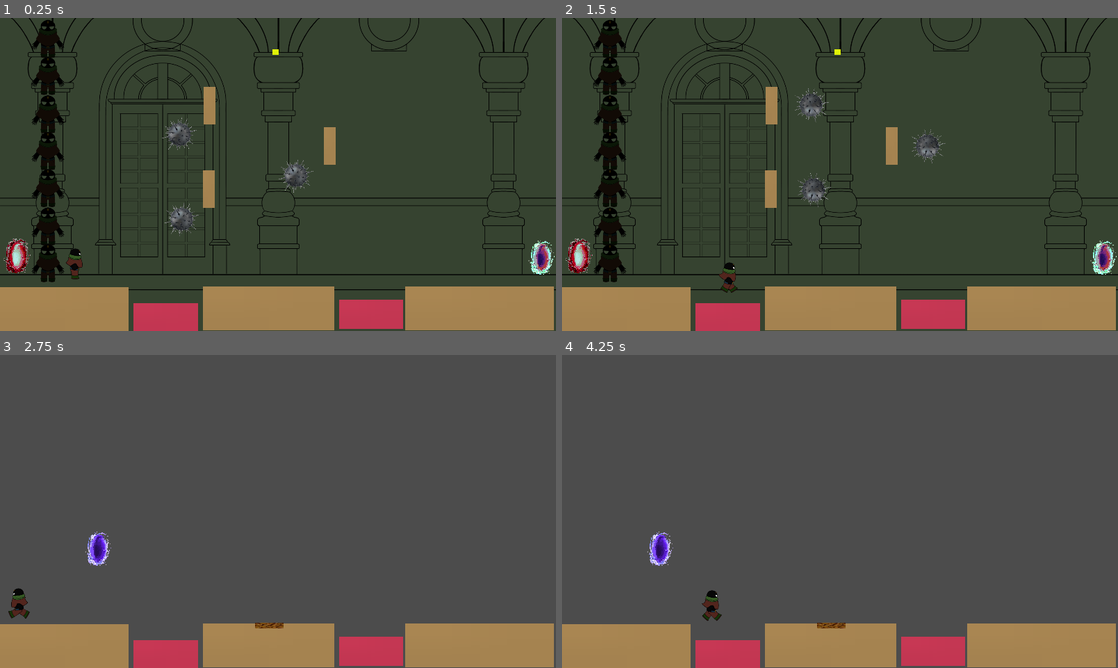
Above: before the commit, frames 1-4 (two rows, left to right).
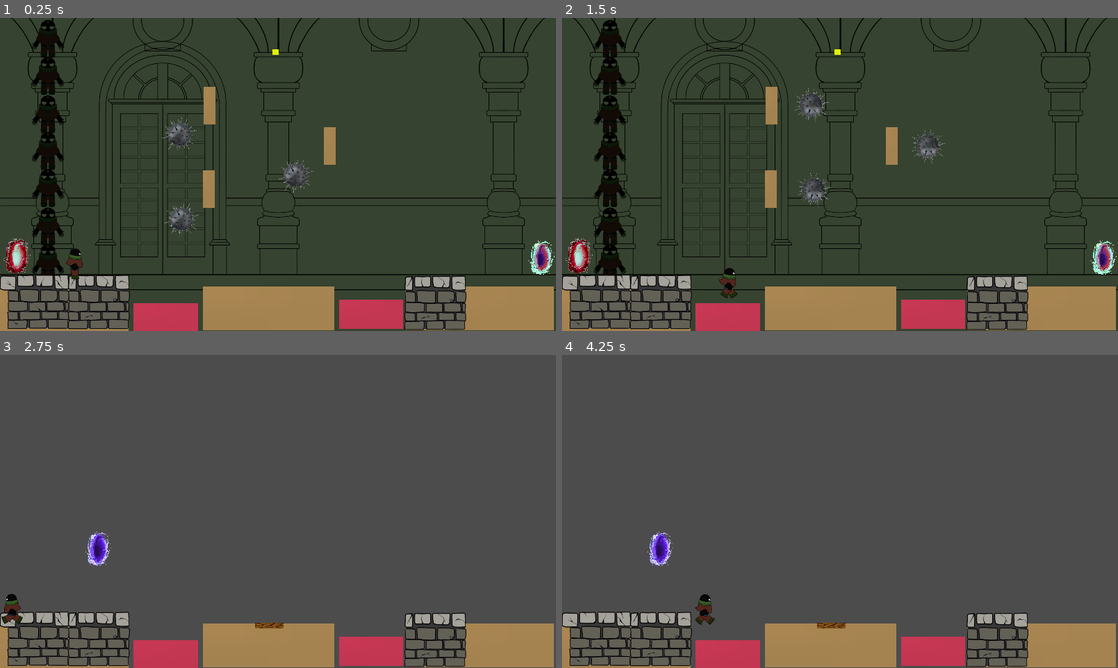
Above: after the commit, the same moments.

Repository: alaniv/GGJ2023TimelessMansion
Game: Godot game, scene res://Prototype/Levels/Level2.tscn
Two runs of this game, one before a commit and one after it. Both use one fixed random seed, a clock stepped at 60 frames per second and the inputs below. The project has no main scene, so this scene is started directly.
Inputs:
- Up to frame 1 (0.25 s): no input
- Up to frame 2 (1.5 s): tap Enter (ui_accept) at 0.5, 0.77 s; hold Right (ui_right) from 0.53 s (still down)
- Up to frame 3 (2.75 s): tap Enter (ui_accept) at 1.52 s; release Right (ui_right) at 2.03 s; hold Left (ui_left) from 2.03 s (still down)
- Up to frame 4 (4.25 s): release Left (ui_left) at 2.78 s; hold Right (ui_right) from 2.78 s (still down); tap Enter (ui_accept) at 3.02, 3.77 s

The runs differ from the first frame. In frame 1, 5.6% of the frame differs, in the area x 0-84%, y 82-100%; in frame 2, 5.8%; in frame 3, 5.8%; in frame 4, 5.9%, in the area x 0-84%, y 75-100%.

Commit message:
level 2 tiles

Diff:
--- a/Prototype/Levels/Level2.tscn
+++ b/Prototype/Levels/Level2.tscn
@@ -16,6 +16,7 @@
 [ext_resource path="res://Prototype/Levels/Exit.gd" type="Script" id=14]
 [ext_resource path="res://Prototype/Levels/Resources/tree.png" type="Texture" id=15]
 [ext_resource path="res://Prototype/SeedManagement/soil.jpg" type="Texture" id=16]
+[ext_resource path="res://Prototype/Levels/Resources/Backgrounds/tiles 1800.png" type="Texture" id=17]
 
 [sub_resource type="RectangleShape2D" id=22]
 extents = Vector2( 20, 63 )
@@ -29,7 +30,7 @@
 [sub_resource type="RectangleShape2D" id=19]
 
 [sub_resource type="RectangleShape2D" id=1]
-extents = Vector2( 219.5, 92.5 )
+extents = Vector2( 219.5, 83 )
 
 [sub_resource type="RectangleShape2D" id=2]
 extents = Vector2( 254.5, 74.5 )
@@ -284,24 +285,47 @@
 texture = ExtResource( 1 )
 
 [node name="CollisionShape2D" type="CollisionShape2D" parent="ErasCommonStatics/Plataforma" groups=["Area_0_CollisionShape"]]
-position = Vector2( -238.5, 64.5 )
+position = Vector2( -238.5, 74 )
 shape = SubResource( 1 )
+
+[node name="Tiles1800" type="Sprite" parent="ErasCommonStatics/Plataforma"]
+position = Vector2( -340, 39 )
+texture = ExtResource( 17 )
+hframes = 3
+vframes = 4
+
+[node name="Tiles1801" type="Sprite" parent="ErasCommonStatics/Plataforma"]
+position = Vector2( -122, 41 )
+texture = ExtResource( 17 )
+hframes = 3
+vframes = 4
+frame = 1
 
 [node name="Plataforma2" type="StaticBody2D" parent="ErasCommonStatics"]
 position = Vector2( 1450, 935 )
-__meta__ = {
-"_edit_group_": true
-}
 
 [node name="Sprite" type="Sprite" parent="ErasCommonStatics/Plataforma2"]
 modulate = Color( 0.666667, 0.537255, 0.333333, 1 )
 position = Vector2( 206.5, 66.5 )
 scale = Vector2( 256.5, 75.5 )
 texture = ExtResource( 1 )
+__meta__ = {
+"_edit_lock_": true
+}
 
 [node name="CollisionShape2D" type="CollisionShape2D" parent="ErasCommonStatics/Plataforma2" groups=["Area_0_CollisionShape"]]
 position = Vector2( 205.5, 64.5 )
 shape = SubResource( 2 )
+__meta__ = {
+"_edit_lock_": true
+}
+
+[node name="Tiles1802" type="Sprite" parent="ErasCommonStatics/Plataforma2"]
+position = Vector2( 52, 46 )
+texture = ExtResource( 17 )
+hframes = 3
+vframes = 4
+frame = 1
 
 [node name="Plataforma4" type="StaticBody2D" parent="ErasCommonStatics"]
 position = Vector2( 750, 935 )
Not shown: 1 places in Prototype/Levels/Level2.tscn that only renumber resources
